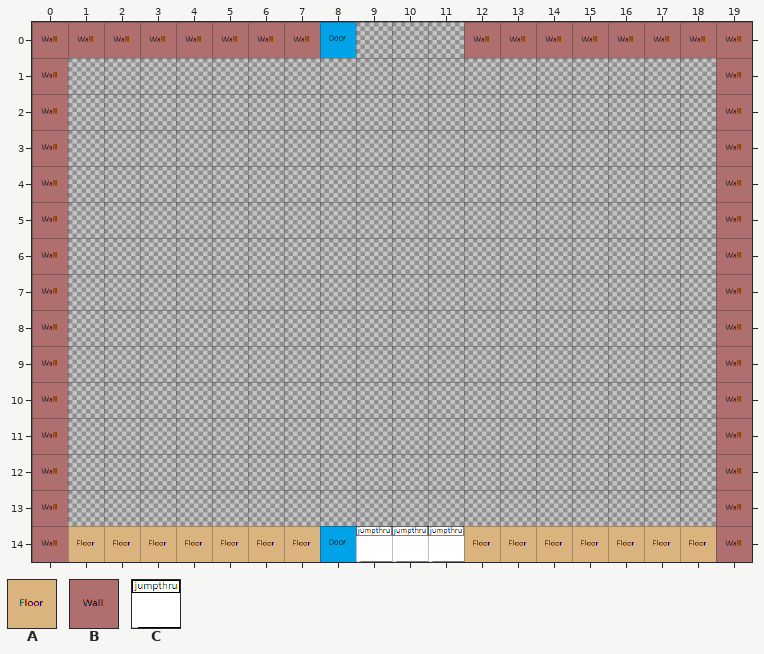
A Tiled map gets an edit: Assets/data/levels/room_1100.tmx. Above is the file before it was changed.
Cells are 64x64 px. Shown: x 0..19, y 0..14.
Key: from "tiles": A 0, B 1, C 7.
_ is an empty cell.
Layers that did not change in this view are not listed.
Layer "Level" before, first column x 0:
 0 BBBBBBBB____BBBBBBBB
 1 B__________________B
 2 B__________________B
 3 B__________________B
 4 B__________________B
 5 B__________________B
 6 B__________________B
 7 B__________________B
 8 B__________________B
 9 B__________________B
10 B__________________B
11 B__________________B
12 B__________________B
13 B__________________B
14 BAAAAAAACCCCAAAAAAAB
After the commit:
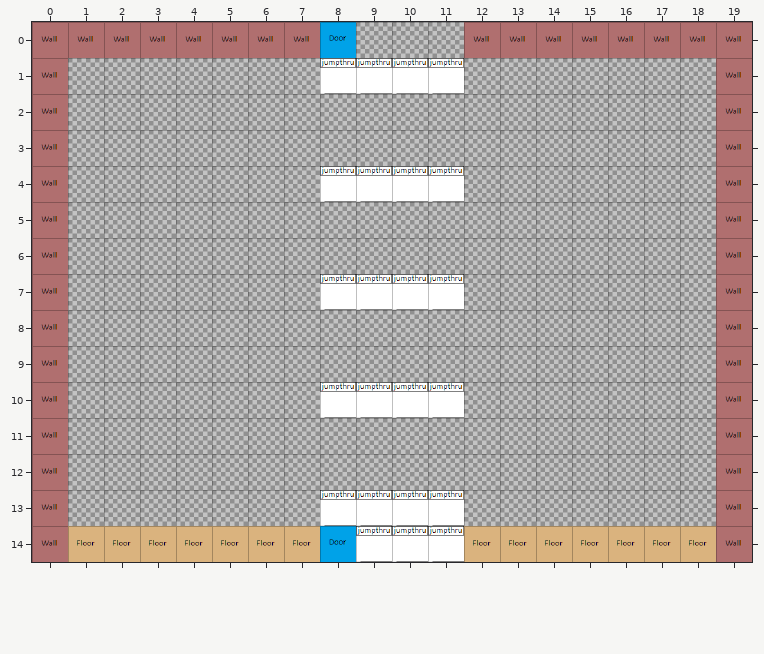
From old to new:
Layer "Level":
y 1: x 8..11 ____ -> CCCC
y 4: x 8..11 ____ -> CCCC
y 7: x 8..11 ____ -> CCCC
y 10: x 8..11 ____ -> CCCC
y 13: x 8..11 ____ -> CCCC
